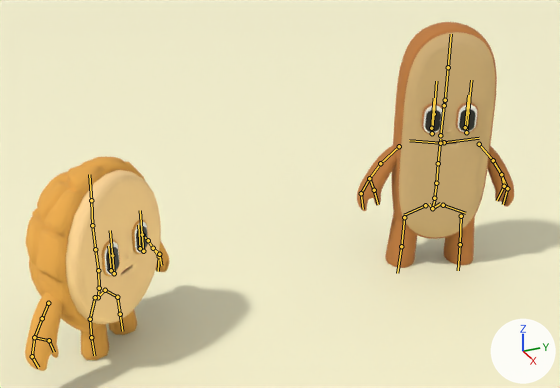
Renders of the glTF model assets/scenes/default_scene.glb from each side of a commit.
Rendered twice from a 50 mm lens placed at (5.39, -1.53, 2.32), pointed at (2.05, -0.02, 0.64). Arrows for +X, +Y and +Z are at lower right; the lights stay in place. The bones that bend it are drawn over the model as lines.

The first picture shows 'Bread Body', 'Eyes Inner', 'Eyes Inner.001', 'Eyes Outer', 'Eyes Outer.001', 'Floor', 'Hands', 'Hands.001', 'Polo Bun Outer'.
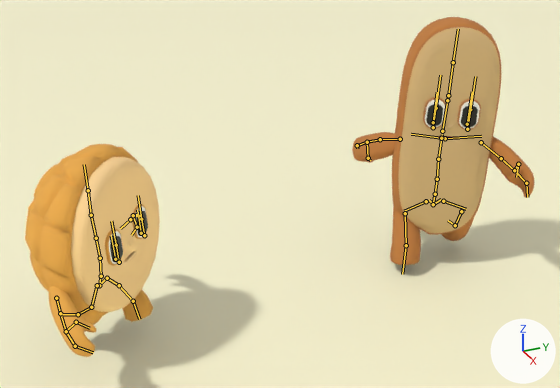
The newer file adds an action. The first version stands in its rest pose; the second is drawn at frame 1 of the action 'PoloBun.Walking'.

Pixel boxes [x1, y1, x2, y2] of what changed, in the pictures (560 x 388 px):
'Bread Body', posed: before [385, 22, 497, 268]; after [390, 17, 501, 265]
'Polo Bun Outer', posed (11% shorter): before [26, 157, 161, 360]; after [25, 144, 160, 325]
'Hands', posed: before [357, 145, 514, 211]; after [352, 132, 535, 198]
'Hands.001', posed: before [25, 241, 169, 371]; after [49, 286, 96, 357]
'Eyes Outer', posed: before [422, 102, 478, 135]; after [423, 97, 481, 130]
'Eyes Outer.001', posed (8% narrower, 9% taller): before [101, 219, 148, 276]; after [105, 204, 148, 266]
'Eyes Inner.001', posed (9% narrower, 8% taller): before [106, 226, 148, 273]; after [110, 211, 148, 262]
'Eyes Inner', posed: before [425, 109, 475, 132]; after [426, 104, 478, 128]
bone 'spine', root to tip: before (432, 208) to (434, 200); after (433, 204) to (434, 196)
bone 'spine.002', root to tip: before (436, 183) to (438, 163); after (437, 179) to (438, 159)
bone 'spine.003', root to tip: before (438, 163) to (440, 139); after (438, 159) to (442, 134)
bone 'upper_arm.L', root to tip: before (479, 144) to (493, 160); after (481, 142) to (501, 158)
bone 'upper_arm.R', root to tip: before (399, 146) to (380, 163); after (400, 139) to (380, 139)
bone 'shin.L.003', root to tip: before (461, 216) to (460, 244); after (461, 211) to (455, 225)
bone 'shin.L.001', root to tip: before (460, 244) to (458, 270); after (455, 225) to (448, 220)
bone 'shin.R.003', root to tip: before (404, 217) to (401, 246); after (405, 213) to (406, 245)
bone 'shin.R.001', root to tip: before (401, 246) to (397, 273); after (406, 245) to (402, 274)
bone 'spine', root to tip: before (98, 297) to (99, 289); after (99, 285) to (100, 277)
bone 'spine.001', root to tip: before (99, 288) to (98, 270); after (101, 276) to (100, 258)
bone 'spine.002', root to tip: before (98, 270) to (95, 249); after (100, 258) to (96, 238)
bone 'upper_arm.L', root to tip: before (143, 235) to (148, 240); after (139, 216) to (136, 215)
bone 'upper_arm.R', root to tip: before (48, 303) to (42, 318); after (56, 298) to (60, 313)
bone 'shin.L', root to tip: before (117, 297) to (120, 314); after (119, 285) to (133, 301)
bone 'foot.L', root to tip: before (120, 314) to (122, 331); after (133, 301) to (139, 319)
bone 'shin.R', root to tip: before (90, 319) to (91, 337); after (91, 307) to (78, 314)
bone 'foot.R', root to tip: before (91, 337) to (94, 355); after (78, 314) to (62, 314)

The change in detail:
Bone 'spine' (bone_spine) moves from (0.0, 0.0, 0.0) to (0.0, 0.026, -0.007).
Bone 'spine.002' (bone_spine_002) turns from (0, 0, 0) to (0, -3, 0) degrees about its own x, y and z.
Bone 'spine.003' (bone_spine_003) turns from (0, 0, 0) to (0, 0, -3) degrees about its own x, y and z.
Bone 'upper_arm.L' (bone_upper_arm_l) turns from (0, 0, 0) to (58, -34, -27) degrees about its own x, y and z.
Bone 'upper_arm.R' (bone_upper_arm_r) turns from (0, 0, 0) to (-49, -38, 10) degrees about its own x, y and z.
Bone 'shin.L.003' (bone_shin_l_003) turns from (0, 0, 0) to (40, 2, 1) degrees about its own x, y and z.
Bone 'shin.L.001' (bone_shin_l_001) turns from (0, 0, 0) to (28, 1, 0) degrees about its own x, y and z.
Bone 'shin.R.003' (bone_shin_r_003) turns from (0, 0, 0) to (-34, 2, 0) degrees about its own x, y and z.
Bone 'shin.R.001' (bone_shin_r_001) turns from (0, 0, 0) to (28, -1, 0) degrees about its own x, y and z.
Bone 'spine' (bone_spine_) moves from (0.0, 0.0, 0.0) to (0.0, 0.076, 0.0).
Bone 'spine.001' (bone_spine_001) turns from (0, 0, 0) to (0, 5, 0) degrees about its own x, y and z.
Bone 'spine.002' (bone_spine_002_) turns from (0, 0, 0) to (0, 0, 6) degrees about its own x, y and z.
Bone 'upper_arm.L' (bone_upper_arm_l_) turns from (0, 0, 0) to (-39, 30, -3) degrees about its own x, y and z.
Bone 'upper_arm.R' (bone_upper_arm_r_) turns from (0, 0, 0) to (51, 28, 23) degrees about its own x, y and z.
Bone 'shin.L' (bone_shin_l) turns from (0, 0, 0) to (-44, -2, 0) degrees about its own x, y and z.
Bone 'foot.L' (bone_foot_l) turns from (0, 0, 0) to (29, 0, 0) degrees about its own x, y and z.
Bone 'shin.R' (bone_shin_r) turns from (0, 0, 0) to (55, -2, -2) degrees about its own x, y and z.
Bone 'foot.R' (bone_foot_r) turns from (0, 0, 0) to (20, 0, 0) degrees about its own x, y and z.
